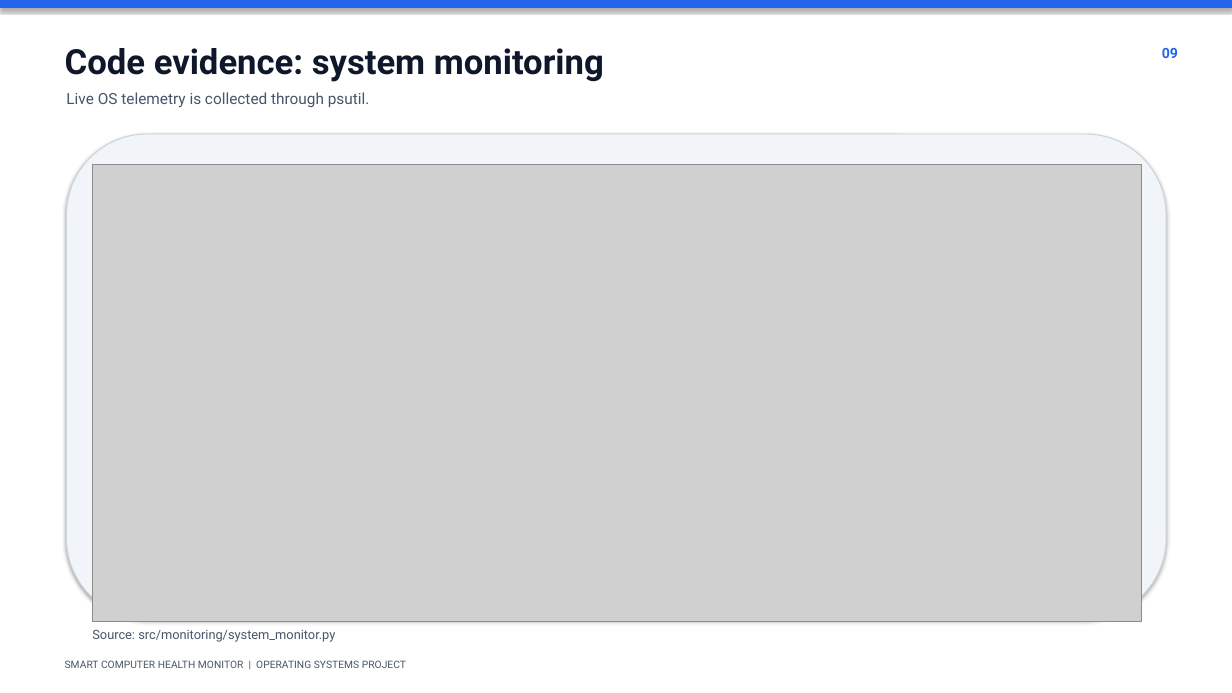
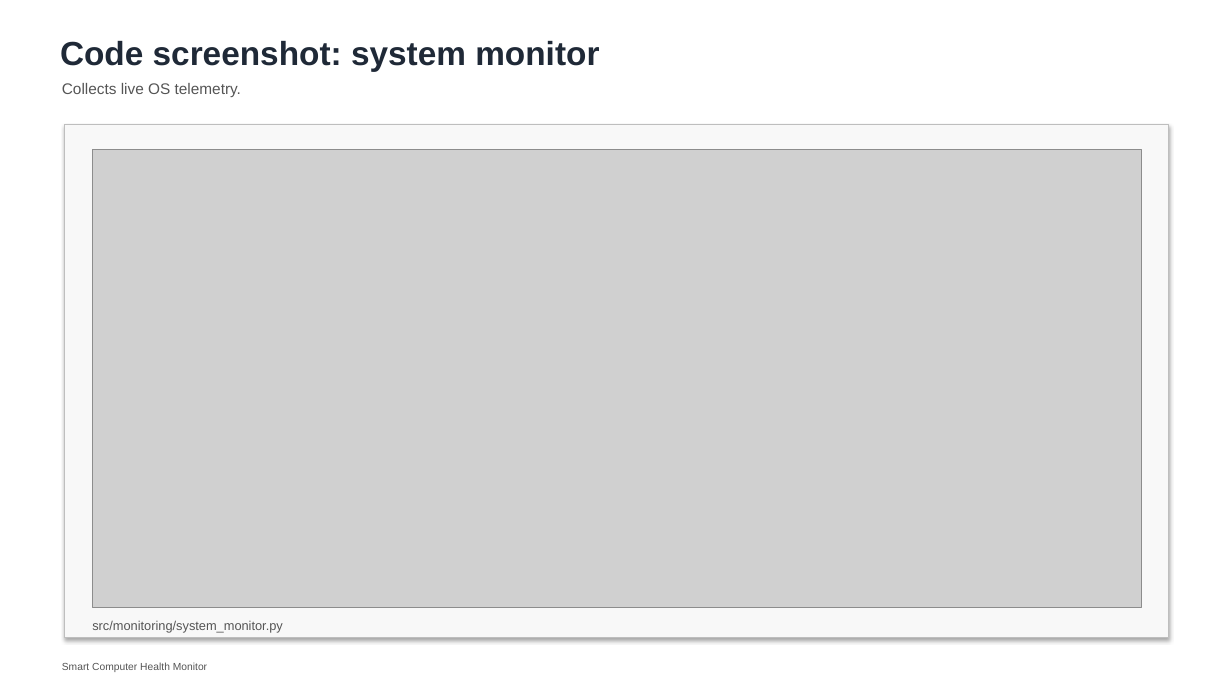
Before and after one commit to doomsday-the/Smart-Computer-Health-Monitor, a slide deck: slide 16 of Smart_Computer_Health_Monitor.pptx (slide 9 before the commit). Drawn at 1232x693 pixels with LibreOffice and Linux fonts; fonts in the diff are those of the drawing; grey boxes stand for pictures. Boxes give left, top, right and bottom in pixels: in the first picture for what was removed or moved away, otherwise in the second. Text is boxed around its words. In the diff, an @@ line names an element or a change of style, - is before the commit and + after.

Commit message:
docs: expand barebones project presentation
Add comprehensive technical sections and six code screenshot slides.

```diff
--- a/Smart_Computer_Health_Monitor.pptx
+++ b/Smart_Computer_Health_Monitor.pptx
@@ rectangle removed at <box>0,0,1232,7</box> @@
@@ text at <box>60,41,599,72</box>: text changed; size 27 to 26 pt; font Roboto to Arial; text colour #0F172A to #1F2937 @@
-Code evidence: system monitoring
+Code screenshot: system monitor
@@ text removed at <box>1162,48,1178,58</box> @@
-09
@@ text at <box>62,83,241,97</box>: text changed; font Roboto to Arial; text colour #475569 to #555555 @@
-Live OS telemetry is collected through psutil.
+Collects live OS telemetry.
@@ rectangle added at <box>65,125,1169,638</box>, fill #F8F8F8, outline #BEBEBE 0.75 pt @@
@@ rounded rectangle removed at <box>67,134,1166,619</box> @@
@@ picture: place and size @@
-picture at <box>92,165,1141,622</box>
+picture at <box>92,150,1141,607</box>
@@ text at <box>92,620,283,632</box>: text changed; font Roboto to Arial; text colour #475569 to #555555 @@
-Source: src/monitoring/system_monitor.py
+src/monitoring/system_monitor.py
@@ text at <box>62,663,207,672</box>: text changed; font Roboto to Arial; text colour #475569 to #555555 @@
-SMART COMPUTER HEALTH MONITOR | OPERATING SYSTEMS PROJECT
+Smart Computer Health Monitor
```
Also in this commit, not shown: 3 other slides changed, 19 slides added, 8 slides removed, 6 other files.
